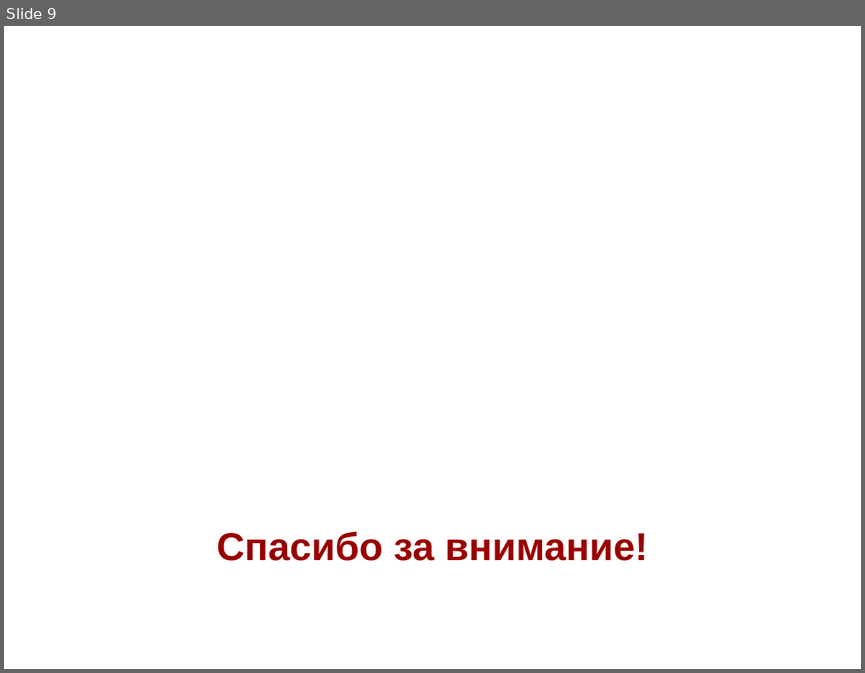
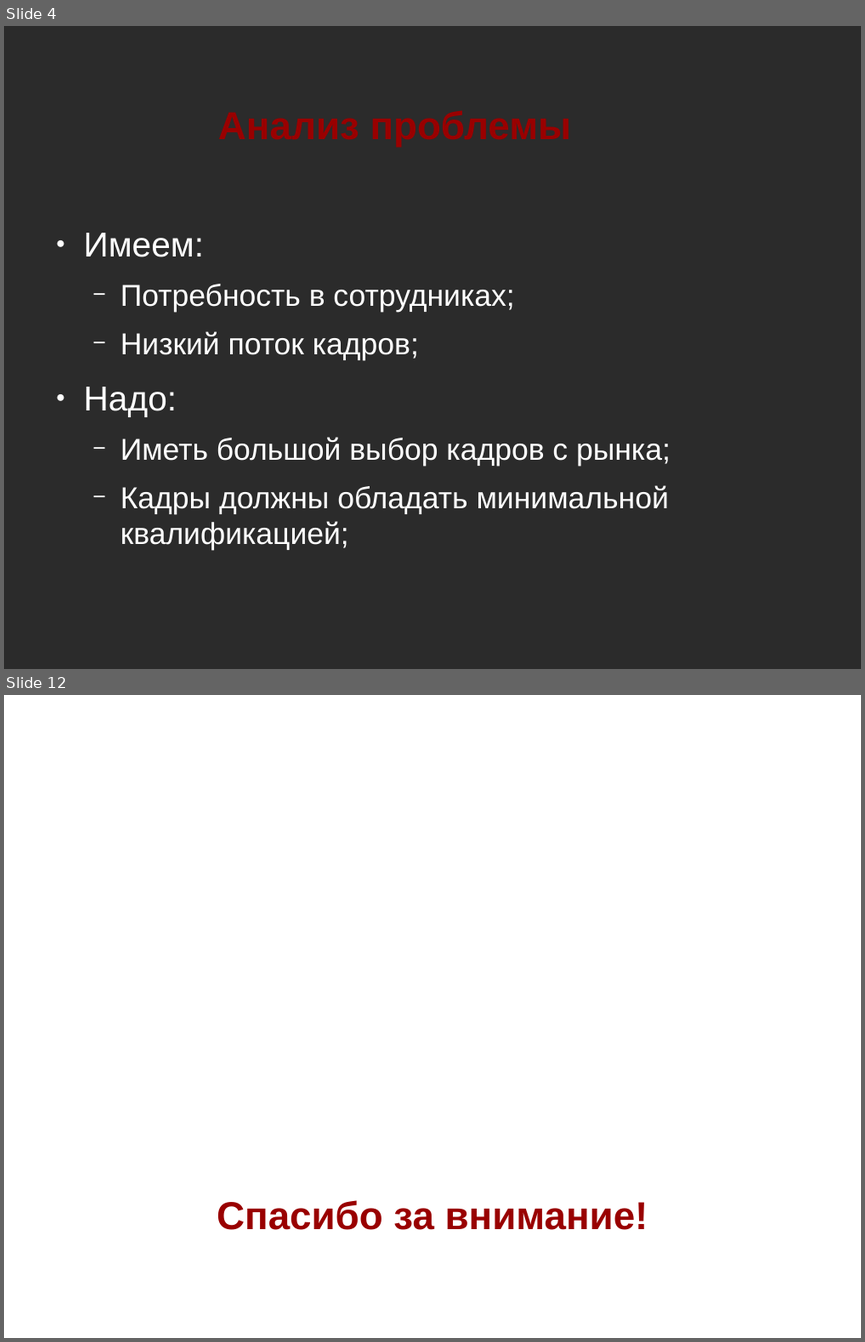
Before and after one commit to NIR-Ginko/presentations, a slide deck: 2020-02-07 ALT Join and community/ALT Join and community.odp. Shown one above the other, each under a label of ours: slide 9 before the commit, slides 4 and 12 after it; the slides between them are not shown. The pictures are 865x673 and 865x1342 pixels, drawn with LibreOffice and Linux fonts; fonts in the diff are those of the drawing; background and template pictures are left out; a plain dark background stands for a picture behind light text. Boxes give left, top, right and bottom in pixels: in the first picture for what was removed or moved away, otherwise in the second. Text is boxed around its words. In the diff, an @@ line names an element or a change of style, - is before the commit and + after.

```diff
--- a/2020-02-07 ALT Join and community/ALT Join and community.odp
+++ b/2020-02-07 ALT Join and community/ALT Join and community.odp
@@ slide 4 added at (4, 26, 861, 669), background picture (left out) @@
@@ title added at (218, 110, 572, 147), 36 pt, text #990000, bold @@
+Анализ проблемы
@@ text added at (84, 233, 670, 550), 28 pt, text #FFFFFF @@
+● Имеем:
+  − Потребность в сотрудниках;
+  − Низкий поток кадров;
+● Надо:
+  − Иметь большой выбор кадров с рынка;
+  − Кадры должны обладать минимальной квалификацией;
@@ what was slide 9 is now slide 12 @@
```
Also in this commit, not shown: 10 other slides added, 8 slides removed.
